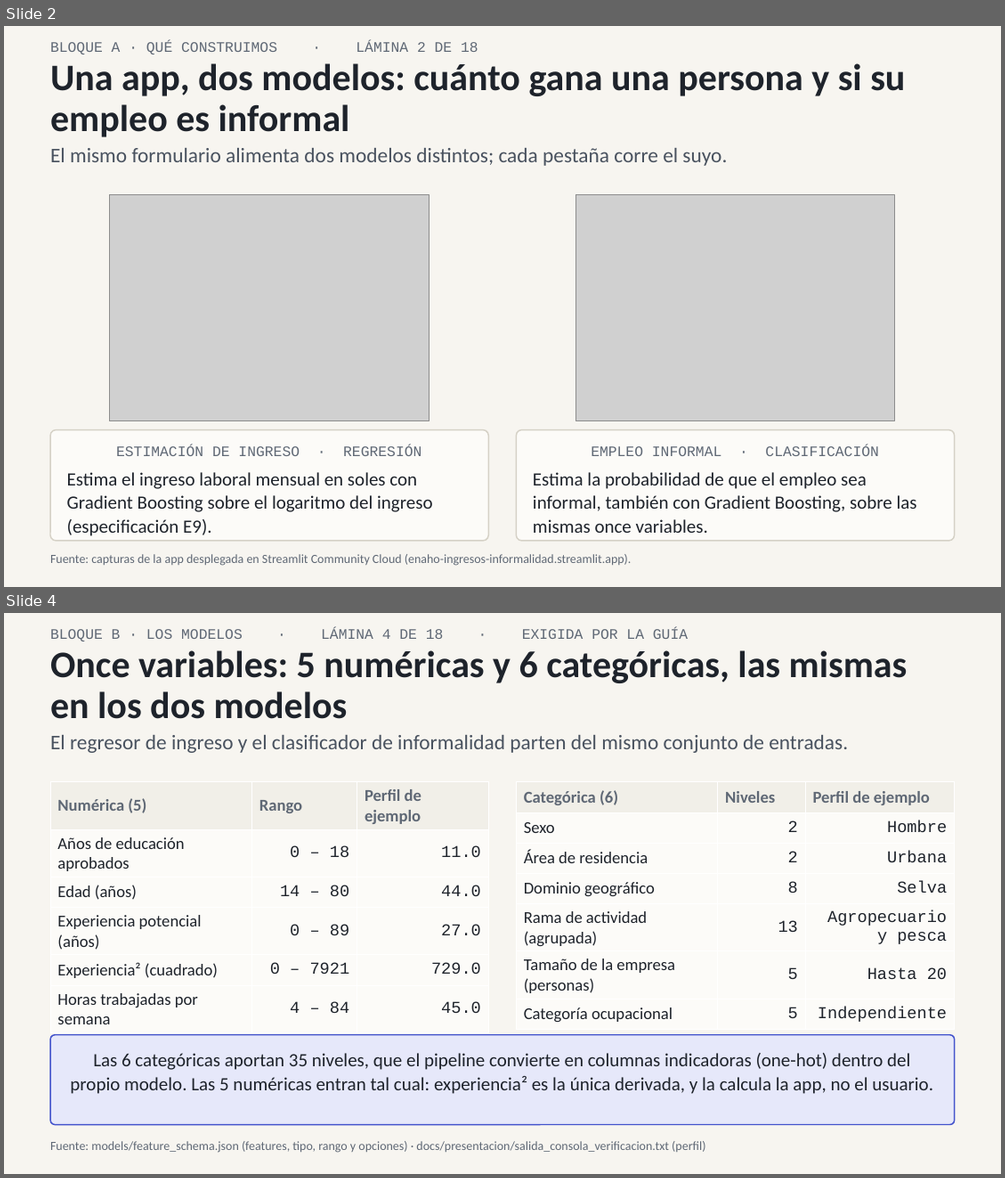
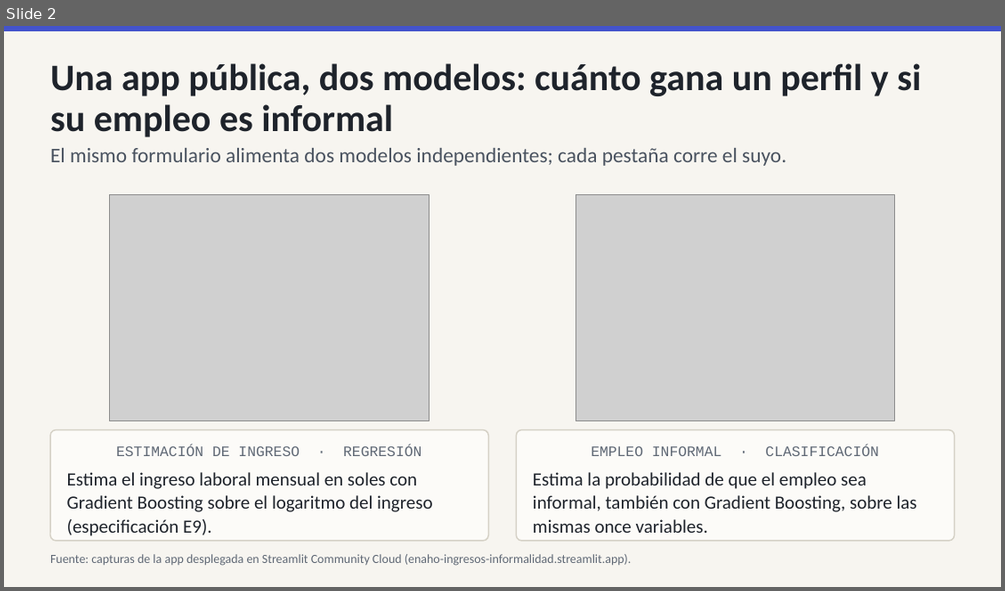
Before and after one commit to IchiSieben/enaho-ingresos-informalidad, a slide deck: docs/presentacion/ENAHO_exposicion.pptx. Shown one above the other, each under a label of ours: slides 2 and 4 before the commit, slide 2 after it; the slides between them are not shown. The pictures are 1005x1178 and 1005x591 pixels, drawn with LibreOffice and Linux fonts; fonts in the diff are those of the drawing; grey boxes stand for pictures. Boxes give left, top, right and bottom in pixels: in the first picture for what was removed or moved away, otherwise in the second. Text is boxed around its words. In the diff, an @@ line names an element or a change of style, - is before the commit and + after.

```diff
--- a/docs/presentacion/ENAHO_exposicion.pptx
+++ b/docs/presentacion/ENAHO_exposicion.pptx
@@ slide 4 removed at <box>4,613,1001,1174</box>, background #F7F5F0 @@
@@ text removed at <box>50,628,688,641</box> @@
-BLOQUE B · LOS MODELOS · LÁMINA 4 DE 18 · EXIGIDA POR LA GUÍA
@@ text removed at <box>50,650,907,719</box> @@
-Once variables: 5 numéricas y 6 categóricas, las mismas en los dos modelos
@@ text removed at <box>50,735,848,753</box> @@
-El regresor de ingreso y el clasificador de informalidad parten del mismo conjunto de entradas.
@@ table removed at <box>50,782,489,1028</box>, 6 rows, 3 columns @@
-Numérica (5) | Rango | Perfil de ejemplo
-Años de educación aprobados | 0 – 18 | 11.0
-Edad (años) | 14 – 80 | 44.0
-Experiencia potencial (años) | 0 – 89 | 27.0
-Experiencia² (cuadrado) | 0 – 7921 | 729.0
-Horas trabajadas por semana | 4 – 84 | 45.0
@@ table removed at <box>517,782,955,1025</box>, 7 rows, 3 columns @@
-Categórica (6) | Niveles | Perfil de ejemplo
-Sexo | 2 | Hombre
-Área de residencia | 2 | Urbana
-Dominio geográfico | 8 | Selva
-Rama de actividad (agrupada) | 13 | Agropecuario y pesca
-Tamaño de la empresa (personas) | 5 | Hasta 20
-Categoría ocupacional | 5 | Independiente
@@ rounded rectangle removed at <box>50,1035,955,1125</box> @@
-Las 6 categóricas aportan 35 niveles, que el pipeline convierte en columnas indicadoras (one-hot) dentro del propio modelo. Las 5 numéricas entran tal cual: experiencia² es la única derivada, y la calcula la app, no el usuario.
@@ text removed at <box>50,1141,705,1152</box> @@
-Fuente: models/feature_schema.json (features, tipo, rango y opciones) · docs/presentacion/salida_consola_verificacion.txt (perfil)
@@ slide 2 changed as well @@
@@ rectangle added at <box>4,26,1001,31</box>, fill #4353CC @@
@@ text removed at <box>50,41,478,54</box> @@
-BLOQUE A · QUÉ CONSTRUIMOS · LÁMINA 2 DE 18
@@ text at <box>50,63,921,137</box>: text changed @@
-Una app, dos modelos: cuánto gana una persona y si su empleo es informal
+Una app pública, dos modelos: cuánto gana un perfil y si su empleo es informal
@@ text at <box>50,148,786,166</box>: text changed @@
-El mismo formulario alimenta dos modelos distintos; cada pestaña corre el suyo.
+El mismo formulario alimenta dos modelos independientes; cada pestaña corre el suyo.
```
Also in this commit, not shown: 9 other slides changed, 2 slides added, 7 other slides removed, 10 other files.
